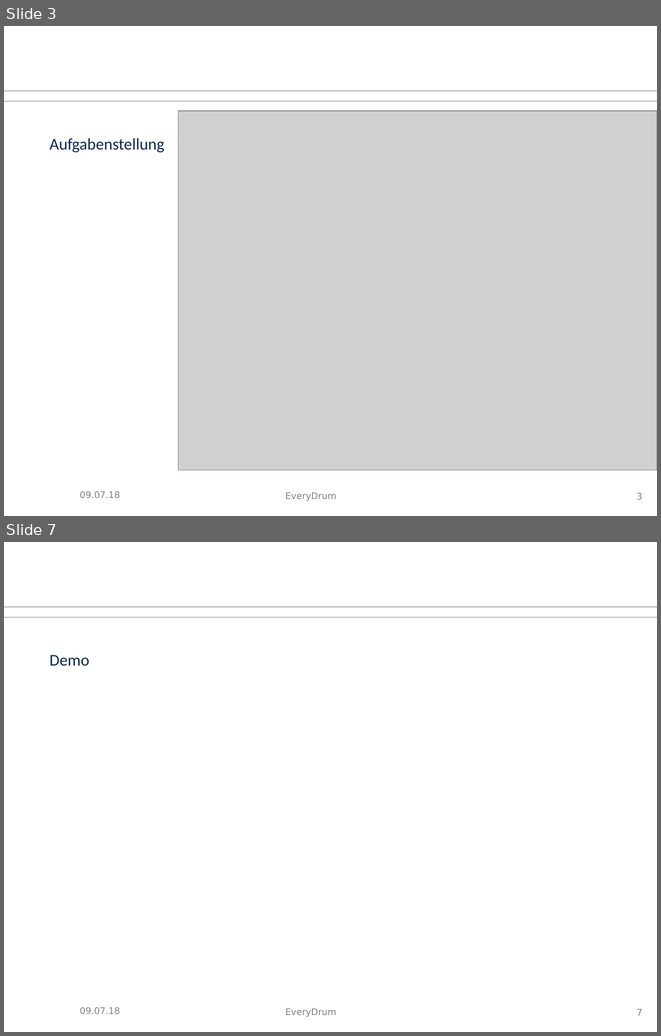
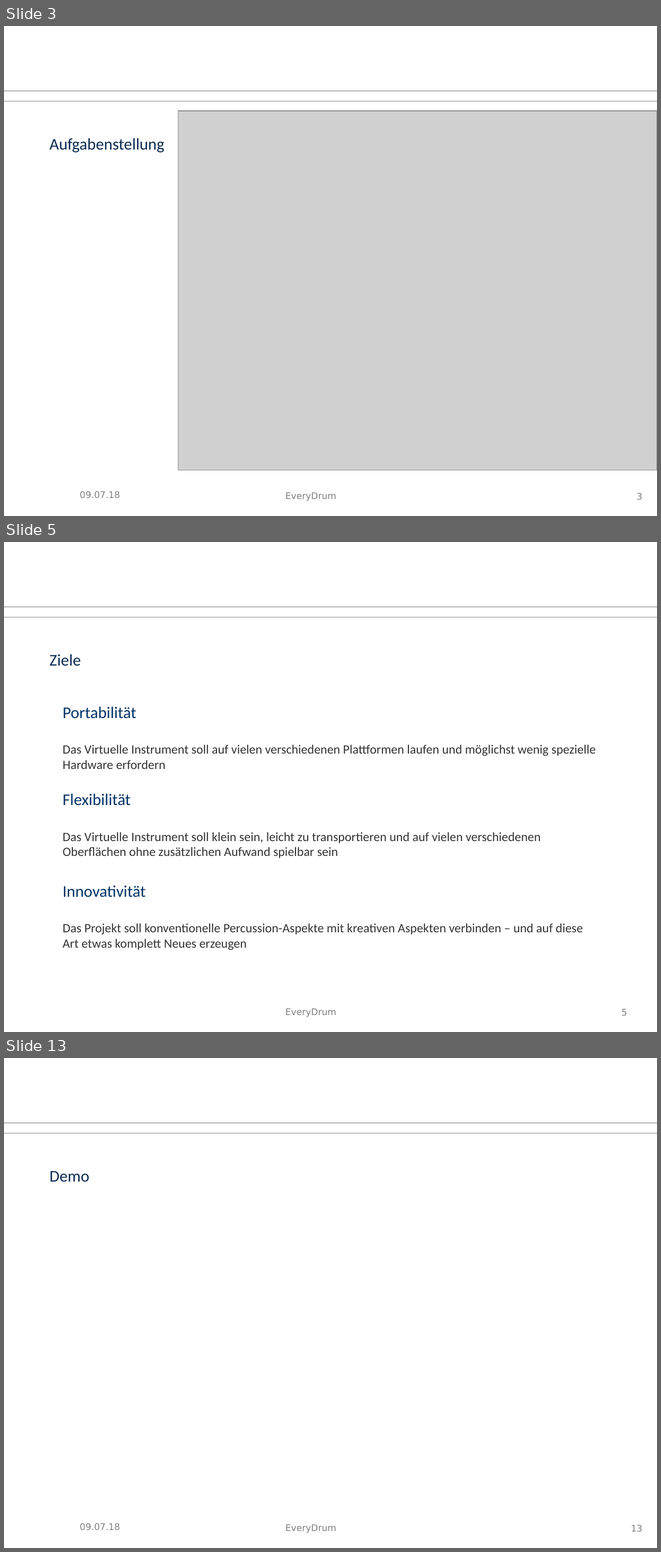
Before and after one commit to tziegler-tud/vr-anydrum, a slide deck: Documents/slides.odp. Shown one above the other, each under a label of ours: slides 3 and 7 before the commit, slides 3, 5 and 13 after it; the slides between them are not shown. The pictures are 661x1036 and 661x1552 pixels, drawn with LibreOffice and Linux fonts; fonts in the diff are those of the drawing; grey boxes stand for pictures; background and template pictures are left out. Boxes give left, top, right and bottom in pixels: in the first picture for what was removed or moved away, otherwise in the second. Text is boxed around its words. In the diff, an @@ line names an element or a change of style, - is before the commit and + after.

```diff
--- a/Documents/slides.odp
+++ b/Documents/slides.odp
@@ slide 5 added at (4, 542, 657, 1032), background #FFFFFF; not listed: 3 template elements that a slide beside it also shows @@
@@ text added at (50, 654, 81, 666), 18 pt, text #0B2A51 @@
+Ziele
@@ text added at (63, 706, 596, 769), 14 pt, text #333333 @@
+Portabilität
+Das Virtuelle Instrument soll auf vielen verschiedenen Plattformen laufen und möglichst wenig spezielle Hardware erfordern
@@ text added at (63, 793, 541, 858), 14 pt, text #333333 @@
+Flexibilität
+Das Virtuelle Instrument soll klein sein, leicht zu transportieren und auf vielen verschiedenen Oberflächen ohne zusätzlichen Aufwand spielbar sein
@@ text added at (63, 885, 583, 950), 14 pt, text #333333 @@
+Innovativität
+Das Projekt soll konventionelle Percussion-Aspekte mit kreativen Aspekten verbinden – und auf diese Art etwas komplett Neues erzeugen
@@ page number added at (621, 1008, 627, 1015), 10 pt, text #808080 @@
+5
@@ what was slide 7 is now slide 13 @@
@@ page number at (631, 1524, 643, 1531): text changed @@
-7
+13
```
Also in this commit, not shown: 3 slides changed, 8 other slides added, 2 slides removed, 7 other files.
